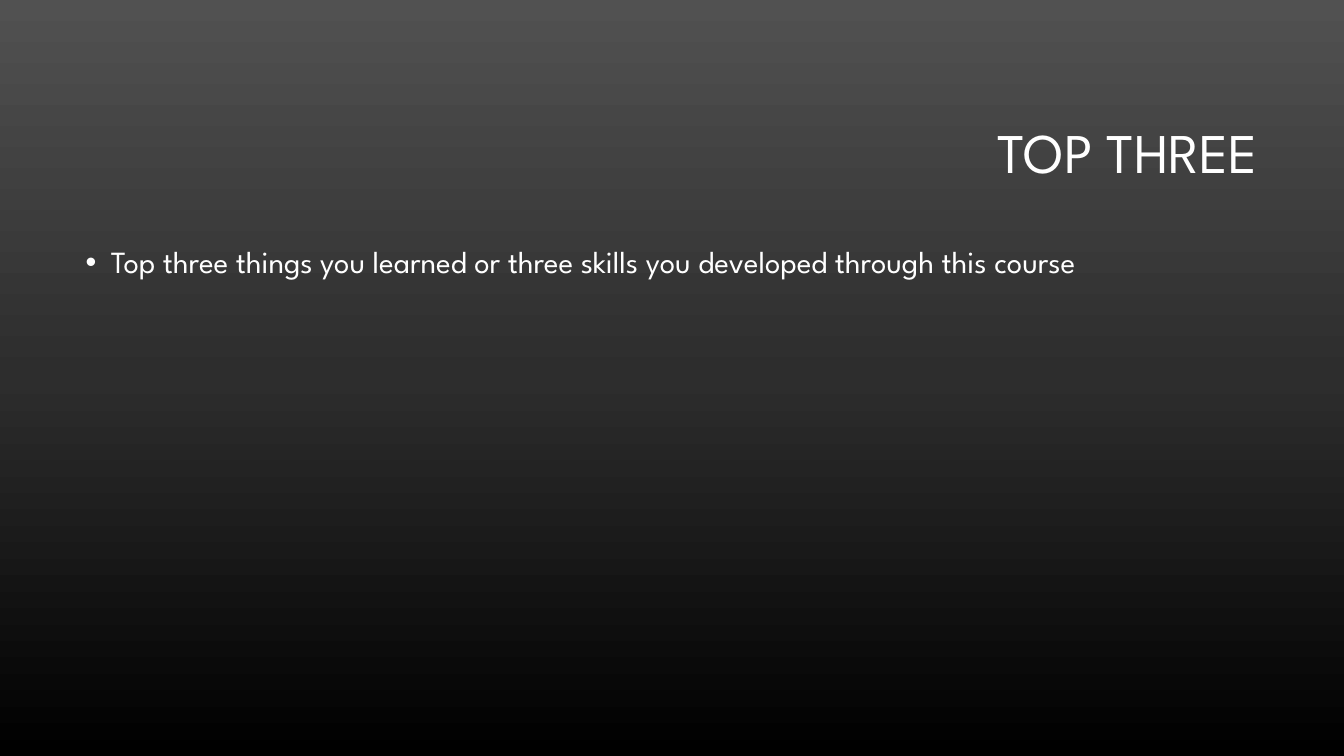
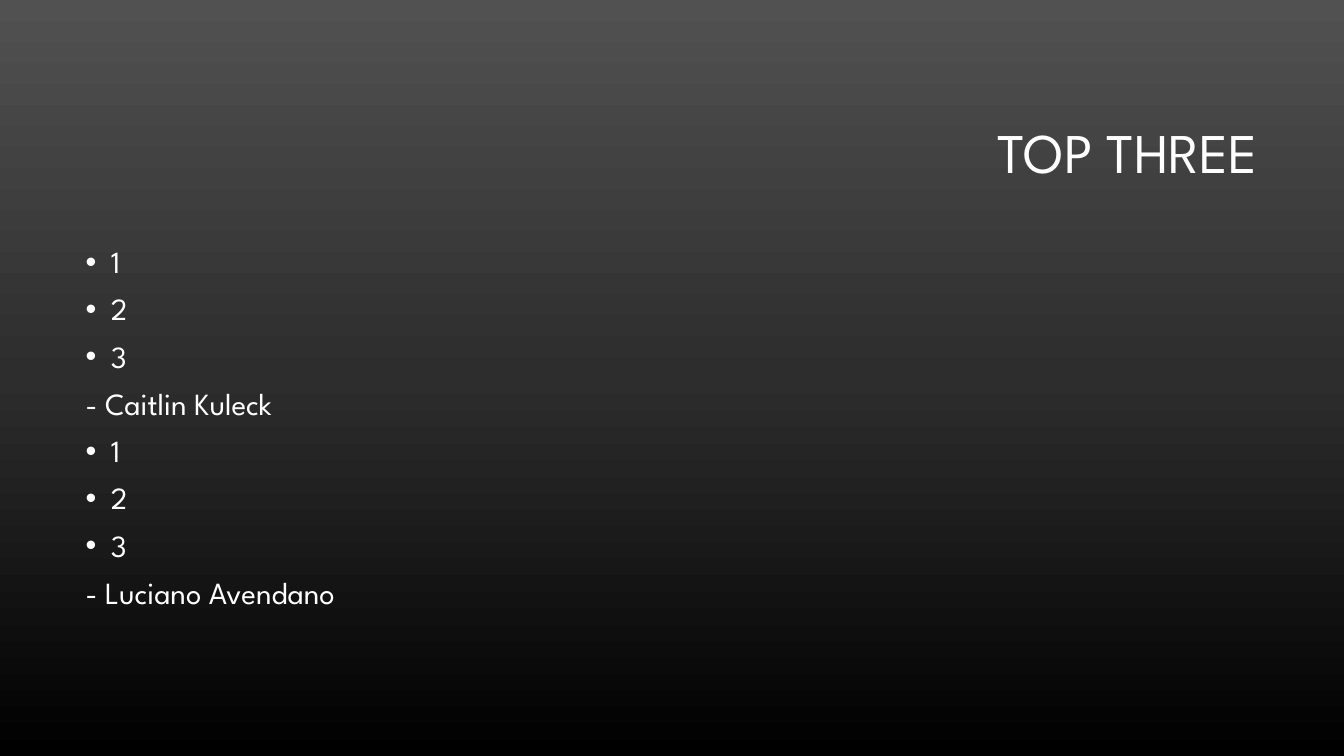
Before and after one commit to kTeaBear/Malice-in-Pyland, a slide deck: slide 7 of CST205 - Final Project Powerpoint.pptx (slide 6 before the commit). Drawn at 1344x756 pixels with LibreOffice and Linux fonts; fonts in the diff are those of the drawing; background and template pictures are left out. Boxes give left, top, right and bottom in pixels: in the first picture for what was removed or moved away, otherwise in the second. Text is boxed around its words. In the diff, an @@ line names an element or a change of style, - is before the commit and + after.

```diff
--- a/CST205 - Final Project Powerpoint.pptx
+++ b/CST205 - Final Project Powerpoint.pptx
@@ text at (x1=105, y1=252, x2=335, y2=605): text changed @@
-• Top three things you learned or three skills you developed through this course
+• 1
+• 2
+• 3
+- Caitlin Kuleck
+• 1
+• 2
+• 3
+- Luciano Avendano
```
Also in this commit, not shown: 3 other slides changed, 1 slide added, 1 other file.
